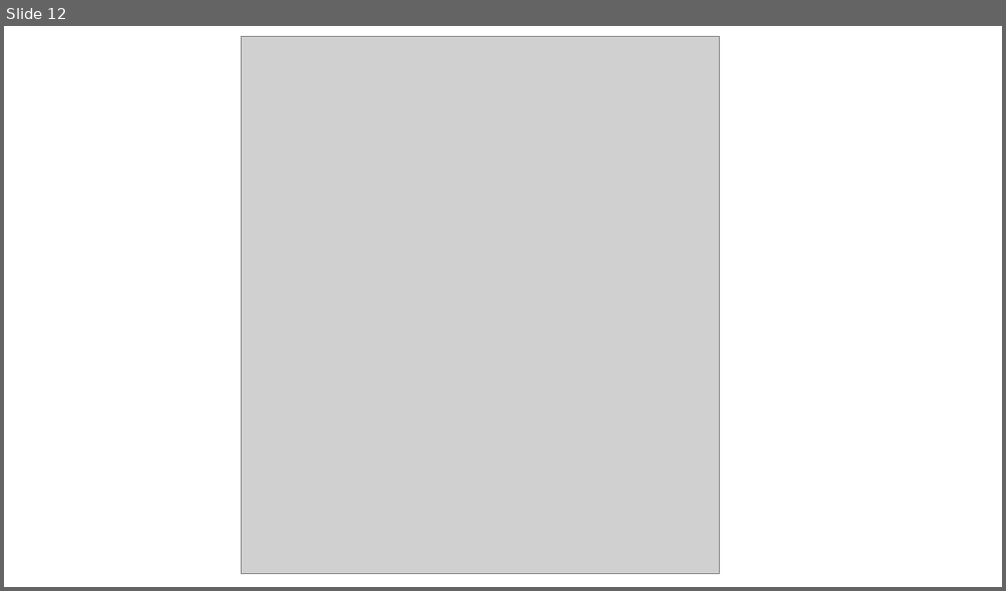
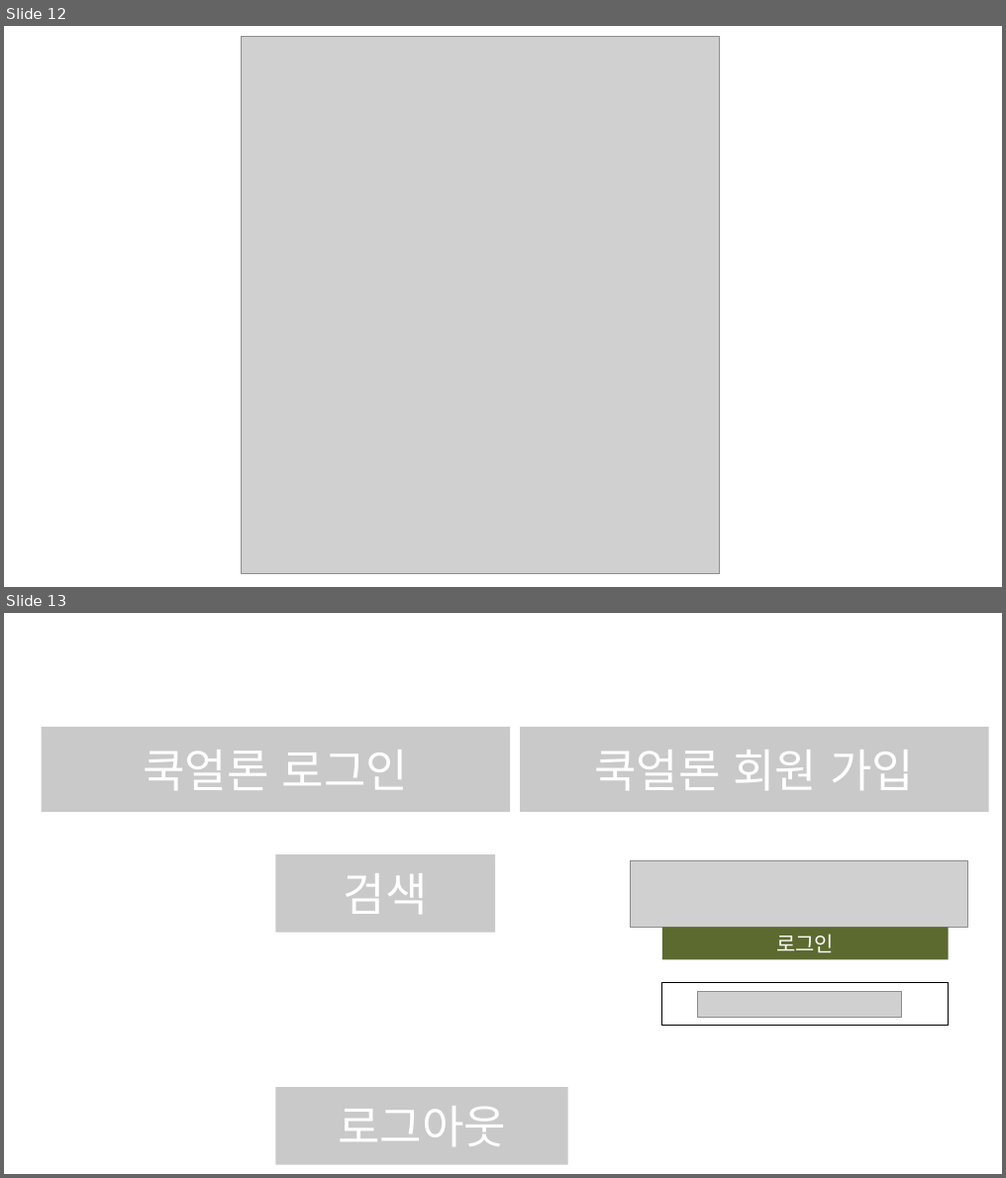
Before and after one commit to serberoos/spring-cookalone, a slide deck: other/document/DB 설계 및 화면설계 리소스.pptx. Shown one above the other, each under a label of ours: slide 12 before the commit, slides 12 and 13 after it. The pictures are 1006x591 and 1006x1178 pixels, drawn with LibreOffice and Linux fonts; fonts in the diff are those of the drawing; grey boxes stand for pictures. Boxes give left, top, right and bottom in pixels: in the first picture for what was removed or moved away, otherwise in the second. Text is boxed around its words. In the diff, an @@ line names an element or a change of style, - is before the commit and + after.

```diff
--- a/other/document/DB 설계 및 화면설계 리소스.pptx
+++ b/other/document/DB 설계 및 화면설계 리소스.pptx
@@ slide 13 added at <box>4,613,1002,1174</box>, background #FFFFFF @@
@@ rectangle added at <box>42,727,510,812</box>, fill #C9C9C9, 44 pt, text #FFFFFF @@
+쿡얼론 로그인
@@ rectangle added at <box>520,727,988,812</box>, fill #C9C9C9, 44 pt, text #FFFFFF @@
+쿡얼론 회원 가입
@@ rectangle added at <box>275,855,495,933</box>, fill #C9C9C9, 44 pt, text #FFFFFF @@
+검색
@@ picture added at <box>631,861,968,928</box> @@
@@ rectangle added at <box>662,928,948,960</box>, fill #5C6A30, 20 pt, text #FFFFFF @@
+로그인
@@ rectangle added at <box>662,983,948,1026</box>, outline #000000 1 pt @@
@@ picture added at <box>698,991,902,1017</box> @@
@@ rectangle added at <box>275,1087,568,1165</box>, fill #C9C9C9, 44 pt, text #FFFFFF @@
+로그아웃
```
Also in this commit, not shown: 8 other files.
